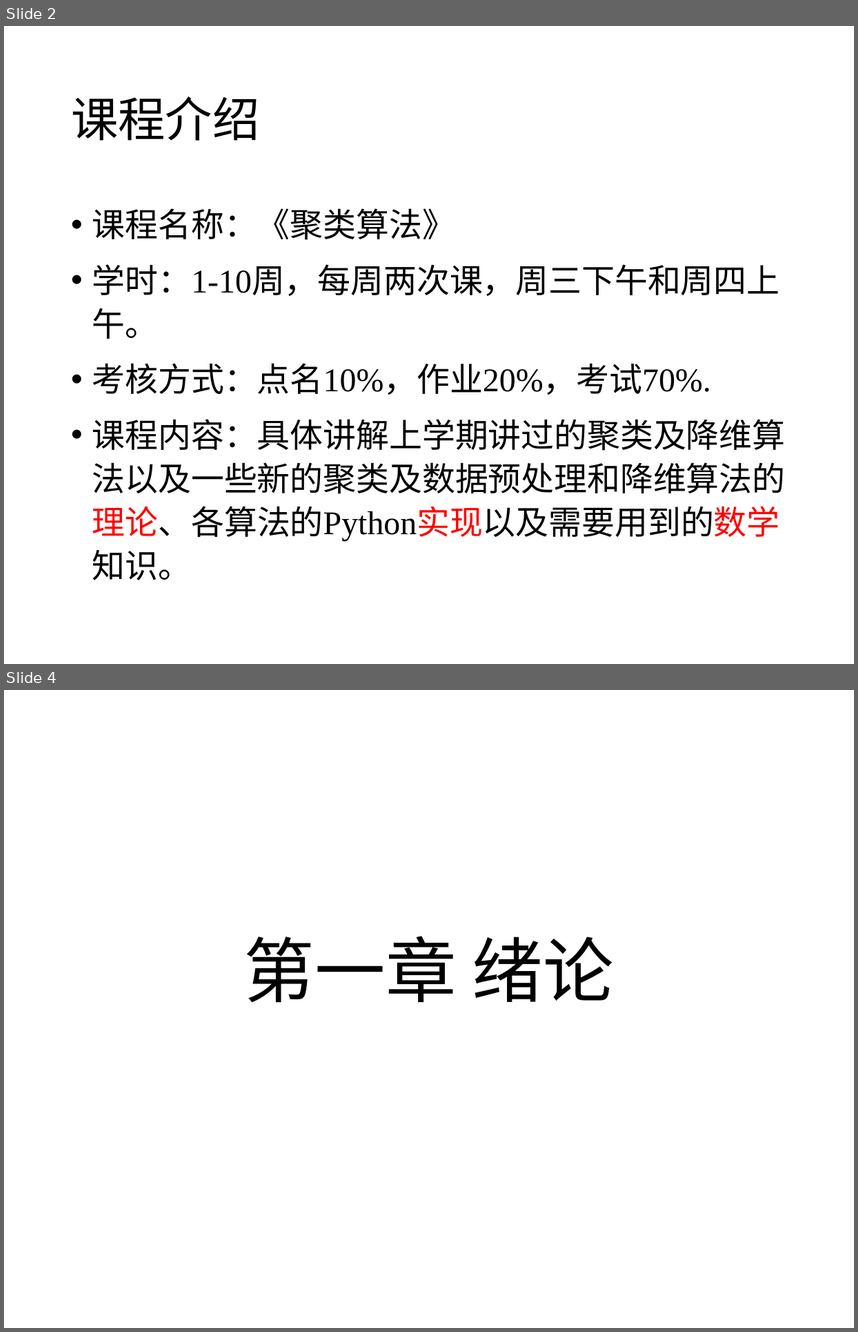
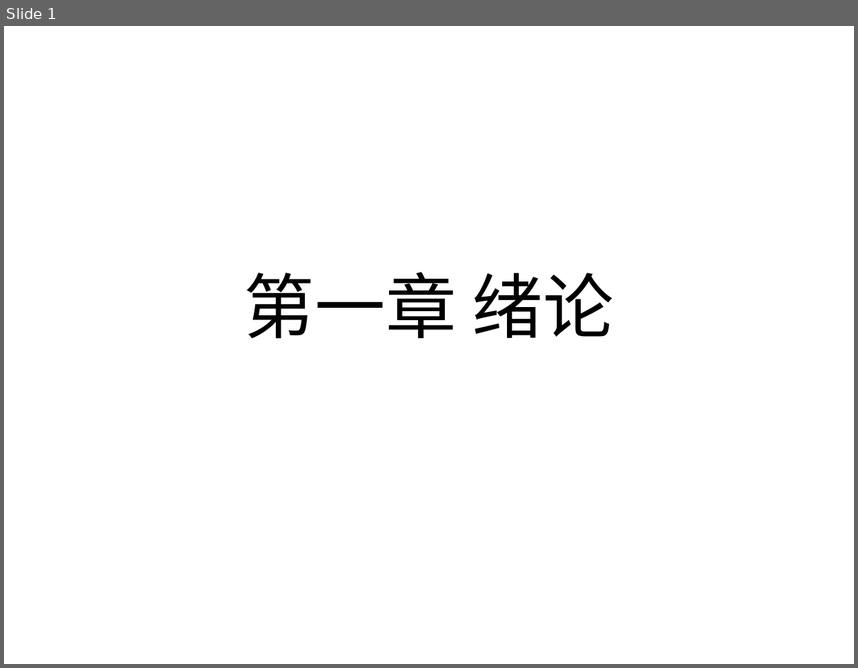
Before and after one commit to edu2act/course-cluster, a slide deck: ch1/第一章 绪论.pptx. Shown one above the other, each under a label of ours: slides 2 and 4 before the commit, slide 1 after it; the slides between them are not shown. The pictures are 858x1332 and 858x668 pixels, drawn with LibreOffice and Linux fonts; fonts in the diff are those of the drawing. Boxes give left, top, right and bottom in pixels: in the first picture for what was removed or moved away, otherwise in the second. Text is boxed around its words. In the diff, an @@ line names an element or a change of style, - is before the commit and + after.

```diff
--- a/ch1/第一章 绪论.pptx
+++ b/ch1/第一章 绪论.pptx
@@ slide 2 removed at [4, 26, 854, 664], background #FFFFFF @@
@@ title removed at [71, 96, 260, 141] @@
-课程介绍
@@ text removed at [92, 208, 786, 580] @@
-• 课程名称：《聚类算法》
-• 学时：1-10周，每周两次课，周三下午和周四上午。
-• 考核方式：点名10%，作业20%，考试70%.
-• 课程内容：具体讲解上学期讲过的聚类及降维算法以及一些新的聚类及数据预处理和降维算法的理论、各算法的Python实现以及需要用到的数学知识。
@@ what was slide 4 is now slide 1 @@
```
Also in this commit, not shown: 1 slide changed, 2 other slides removed, 1 other file.
